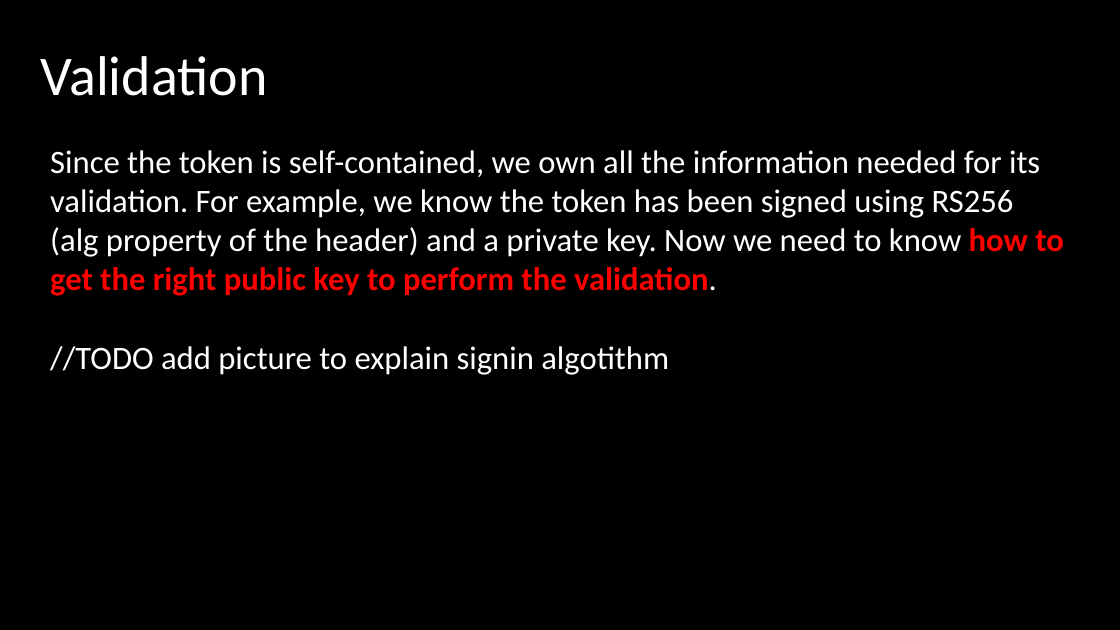
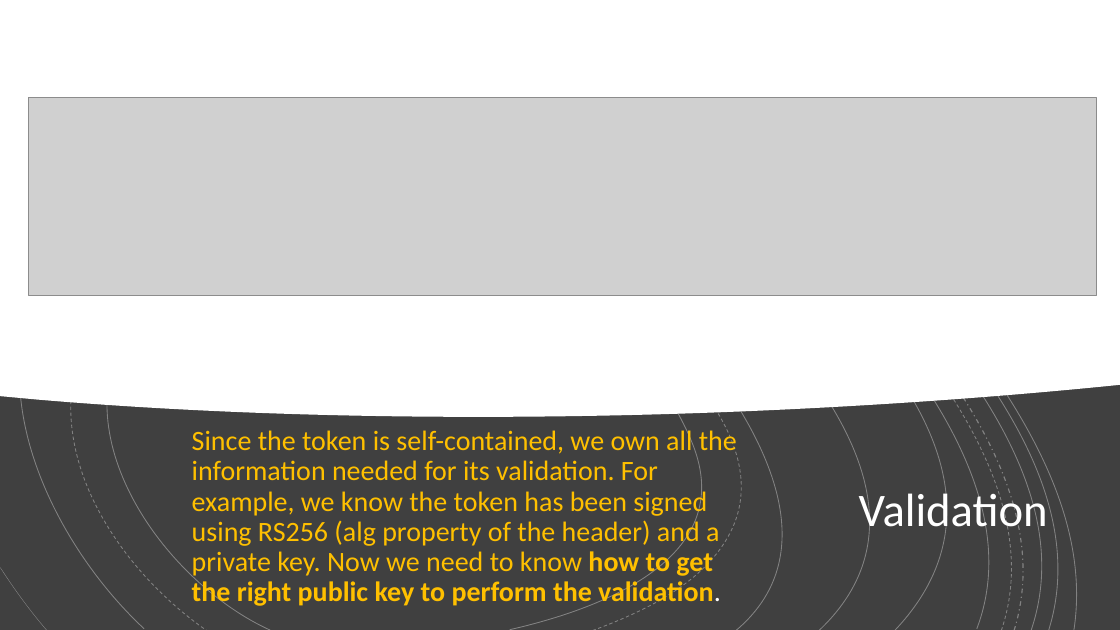
Before and after one commit to asafnaory/nestjs-course, a slide deck: slide 23 of presentations/lecture_jwt.pptx (slide 22 before the commit). Drawn at 1120x630 pixels with LibreOffice and Linux fonts; fonts in the diff are those of the drawing; grey boxes stand for pictures. Boxes give left, top, right and bottom in pixels: in the first picture for what was removed or moved away, otherwise in the second. Text is boxed around its words. In the diff, an @@ line names an element or a change of style, - is before the commit and + after.

```diff
--- a/presentations/lecture_jwt.pptx
+++ b/presentations/lecture_jwt.pptx
@@ rectangle added at [0, 0, 1120, 630], fill #404040 @@
@@ freeform shape added at [0, 0, 1120, 417], fill #FFFFFF @@
@@ group added at [0, 0, 1120, 630]: 19 freeform shapes @@
@@ picture added at [29, 97, 1097, 295] @@
@@ text at [50, 346, 669, 375]: paragraph removed @@
-//TODO add picture to explain signin algotithm
@@ text "Since the token is self-contained, ...": place and size @@
-text "Since the token is self-contained, ..." at [50, 150, 1064, 375]
+text "Since the token is self-contained, ..." at [192, 427, 737, 608]
@@ text "Since the token is self-contained, ..." at [192, 427, 737, 608]: size 28 to 24 pt; text colour #FFFFFF to #FFC000 in "Since the token is self-contained, we own ..."; text colour #FF0000 to #FFC000 in "how to get the right public key ..."; line spacing 1 to 0.9; more space between paragraphs; vertical alignment top to middle @@
@@ title "Validation": place and size @@
-title "Validation" at [41, 56, 268, 96]
+title "Validation" at [859, 487, 1048, 538]
@@ title "Validation" at [859, 487, 1048, 538]: size 48 to 40 pt @@
```
Also in this commit, not shown: 12 other slides changed, 3 slides added, 1 slide removed.
